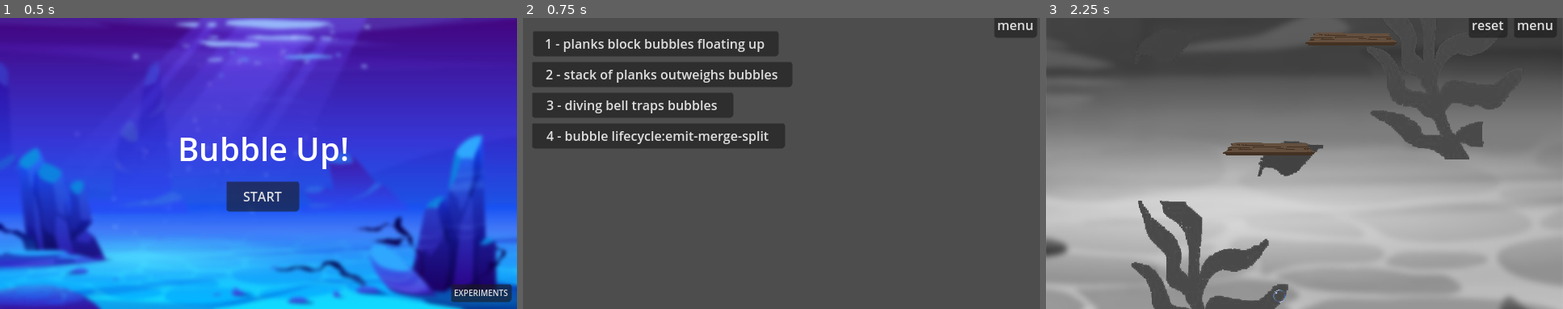
Above: before the commit, frames 1-3 (left to right).
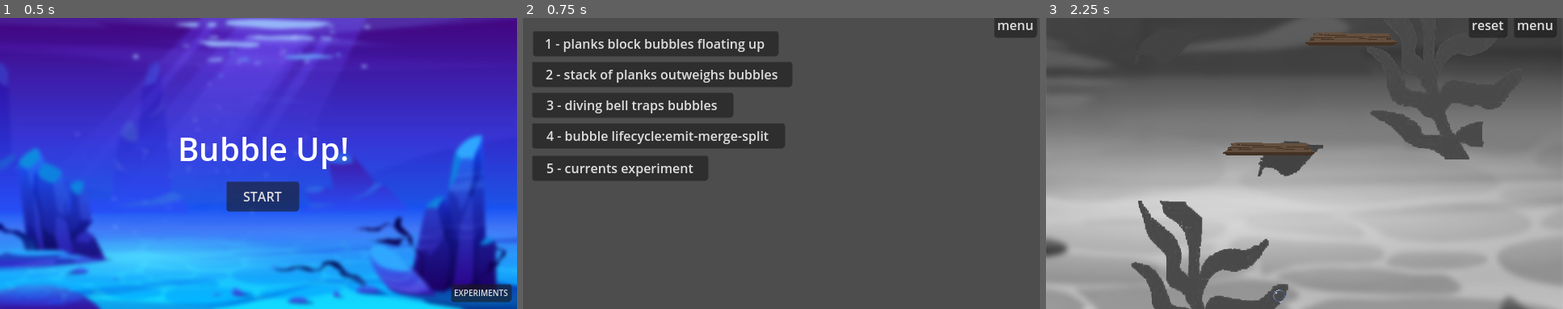
Above: after the commit, the same moments.

Repository: outrightmental/ggj25-bubble-up
Game: Godot game, scene res://scenes/main.tscn
Two runs of this game, one before a commit and one after it. Both use one fixed random seed, a clock stepped at 60 frames per second and the inputs below.
Inputs:
- Up to frame 1 (0.5 s): no input
- Up to frame 2 (0.75 s): click "EXPERIMENTS" at 0.5 s
- Up to frame 3 (2.25 s): click "menu" at 1.25 s; click "START" at 2 s

Frame 1 is identical in both runs. In frame 2, 2.7% of the frame differs, in the area x 1-36%, y 47-56%; in frame 3, nothing differs.

Commit message:
Currents in experiments menu
Relates to #15

Diff:
--- a/scenes/miranda_experiment_currents/currents_experiment.tscn
+++ b/scenes/experiments/5_currents_experiment.tscn
@@ -1,20 +1,20 @@
 [gd_scene load_steps=10 format=3 uid="uid://ccxygjcelwpxa"]
 
-[ext_resource type="PackedScene" uid="uid://dk16uun07tsnv" path="res://models/bubble/bubble_emitter.tscn" id="1_akn24"]
-[ext_resource type="PackedScene" uid="uid://du0bix06fta8k" path="res://models/currents/current_detector.tscn" id="1_lvb3o"]
-[ext_resource type="Script" path="res://scenes/miranda_experiment_currents/physics_selector.gd" id="3_7jgml"]
-[ext_resource type="Script" path="res://scenes/miranda_experiment_currents/param_sliders.gd" id="4_4tnk3"]
-[ext_resource type="PackedScene" uid="uid://d4cmqk53ynl56" path="res://models/movable/movable_plank.tscn" id="5_kfx50"]
-[ext_resource type="PackedScene" uid="uid://drx5vg28bqh2w" path="res://models/creatures/moon_jelly.tscn" id="6_8qbhb"]
-[ext_resource type="PackedScene" uid="uid://mpgp0wqbuf7v" path="res://models/creatures/atolla_jelly.tscn" id="7_ay2xq"]
-[ext_resource type="PackedScene" uid="uid://crrbgvru4x8lu" path="res://models/creatures/firework_jelly.tscn" id="8_u8gh0"]
-[ext_resource type="PackedScene" uid="uid://blbfvxwdti3nl" path="res://models/creatures/fish.tscn" id="9_us3nt"]
+[ext_resource type="PackedScene" uid="uid://du0bix06fta8k" path="res://models/currents/current_detector.tscn" id="1_v1uw4"]
+[ext_resource type="PackedScene" uid="uid://dk16uun07tsnv" path="res://models/bubble/bubble_emitter.tscn" id="2_q7ms0"]
+[ext_resource type="Script" path="res://scenes/experiments/physics_selector.gd" id="3_l21to"]
+[ext_resource type="Script" path="res://scenes/experiments/param_sliders.gd" id="4_0e6vy"]
+[ext_resource type="PackedScene" uid="uid://d4cmqk53ynl56" path="res://models/movable/movable_plank.tscn" id="5_mra41"]
+[ext_resource type="PackedScene" uid="uid://drx5vg28bqh2w" path="res://models/creatures/moon_jelly.tscn" id="6_xsqvt"]
+[ext_resource type="PackedScene" uid="uid://mpgp0wqbuf7v" path="res://models/creatures/atolla_jelly.tscn" id="7_0wexx"]
+[ext_resource type="PackedScene" uid="uid://crrbgvru4x8lu" path="res://models/creatures/firework_jelly.tscn" id="8_11ssv"]
+[ext_resource type="PackedScene" uid="uid://blbfvxwdti3nl" path="res://models/creatures/fish.tscn" id="9_hk3e4"]
 
 [node name="CurrentsExperiment" type="Node2D"]
 
-[node name="CurrentDetector" parent="." instance=ExtResource("1_lvb3o")]
-
-[node name="BubbleEmitter" parent="." instance=ExtResource("1_akn24")]
+[node name="CurrentDetector" parent="." instance=ExtResource("1_v1uw4")]
+
+[node name="BubbleEmitter" parent="." instance=ExtResource("2_q7ms0")]
 position = Vector2(306, 175)
 spawn_rate = 3.0
 max_bubbles = 500
@@ -47,14 +47,14 @@
 popup/item_2/id = 2
 popup/item_3/text = "Path Follow"
 popup/item_3/id = 3
-script = ExtResource("3_7jgml")
+script = ExtResource("3_l21to")
 
 [node name="Sliders" type="VBoxContainer" parent="Controls/MarginContainer/VBoxContainer"]
 layout_mode = 2
 size_flags_horizontal = 8
 size_flags_vertical = 10
 mouse_filter = 0
-script = ExtResource("4_4tnk3")
+script = ExtResource("4_0e6vy")
 
 [node name="PointFrequency" type="HBoxContainer" parent="Controls/MarginContainer/VBoxContainer/Sliders"]
 layout_mode = 2
--- a/scenes/experiments/experiments.tscn
+++ b/scenes/experiments/experiments.tscn
@@ -41,6 +41,14 @@
 theme = SubResource("Theme_o41tl")
 text = "4 - bubble lifecycle:emit-merge-split"
 
+[node name="4_lifecycle_emit_merge_split2" type="Button" parent="."]
+offset_left = 11.0
+offset_top = 170.0
+offset_right = 229.0
+offset_bottom = 201.0
+theme = SubResource("Theme_o41tl")
+text = "5 - currents experiment"
+
 [node name="Button Main" type="Button" parent="."]
 offset_left = 582.667
 offset_top = -7.0
@@ -53,4 +61,5 @@
 [connection signal="pressed" from="2_stack_of_planks" to="." method="_on_navigate_experiment" binds= ["2_stack_of_planks"]]
 [connection signal="pressed" from="3_diving_bell_traps" to="." method="_on_navigate_experiment" binds= ["3_diving_bell_traps"]]
 [connection signal="pressed" from="4_lifecycle_emit_merge_split" to="." method="_on_navigate_experiment" binds= ["4_lifecycle_emit_merge_split"]]
+[connection signal="pressed" from="4_lifecycle_emit_merge_split2" to="." method="_on_navigate_experiment" binds= ["5_currents_experiment"]]
 [connection signal="pressed" from="Button Main" to="." method="_on_navigate_main"]
Not shown: 1 places in scenes/experiments/5_currents_experiment.tscn that only renumber resources
Renamed: scenes/miranda_experiment_currents/param_sliders.gd -> scenes/experiments/param_sliders.gd
Renamed: scenes/miranda_experiment_currents/physics_selector.gd -> scenes/experiments/physics_selector.gd
